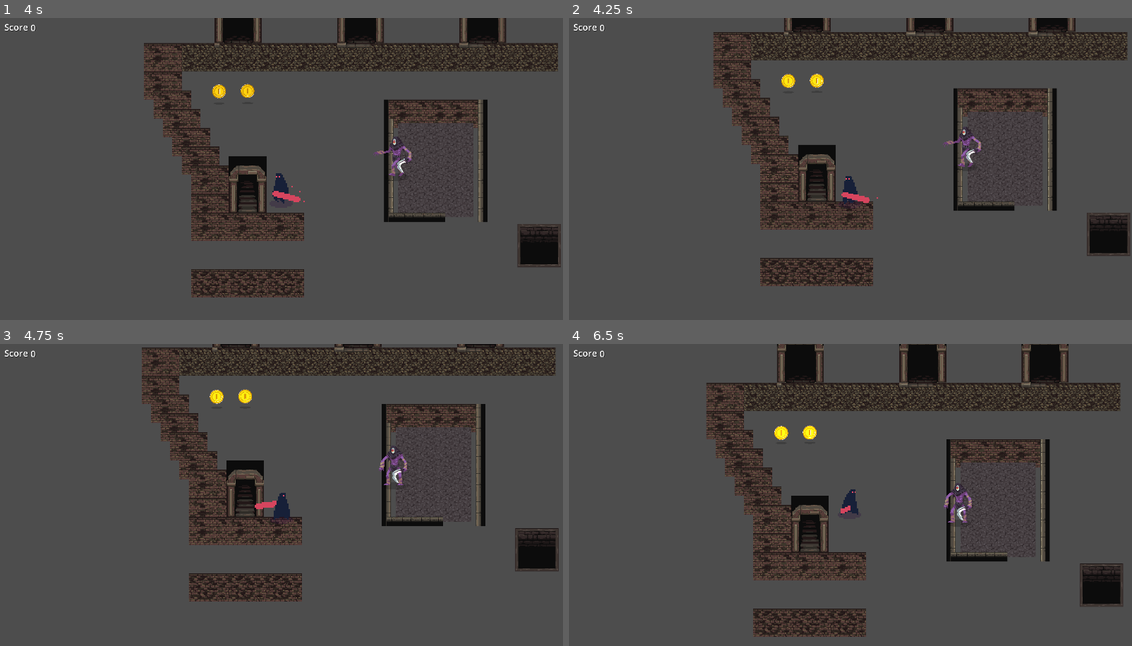
Above: before the commit, frames 1-4 (two rows, left to right).
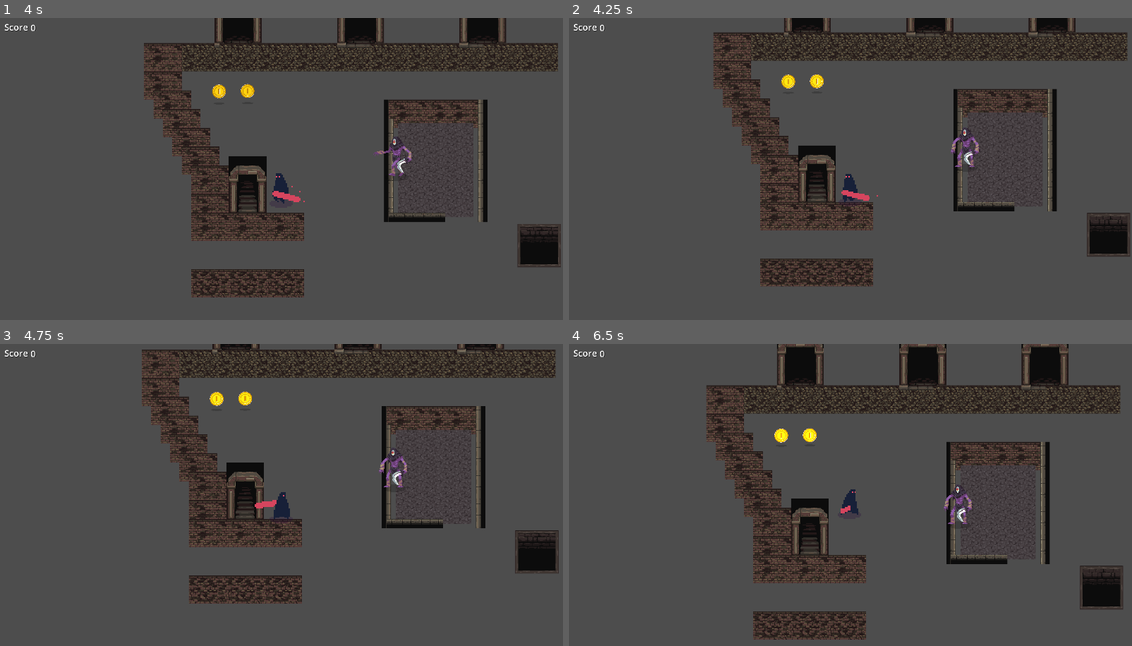
Above: after the commit, the same moments.

Repository: h-sutiwas/godot-mythus
Game: Godot game, scene res://scenes/playground.tscn
Two runs of this game, one before a commit and one after it. Both use one fixed random seed, a clock stepped at 60 frames per second and the inputs below.
Inputs:
- Up to frame 1 (4 s): hold Space (attack) 0.53-1.28 s; hold W (player_up) 0.53-2.03 s; tap Space (attack) at 1.35, 2.85 s; hold Space (attack) 2.03-2.78 s; hold A (player_left) 2.03-3.53 s; hold S (player_down) from 3.53 s (still down); hold Space (attack) from 3.53 s (still down)
- Up to frame 2 (4.25 s): keep holding S (player_down); keep holding Space (attack)
- Up to frame 3 (4.75 s): release S (player_down) at 4.28 s; release Space (attack) at 4.28 s; hold D (player_right) from 4.28 s (still down); tap Space (attack) at 4.35 s
- Up to frame 4 (6.5 s): release D (player_right) at 5.03 s; hold W (player_up) 5.03-5.78 s; hold Space (attack) 5.03-5.78 s; hold D (player_right) from 5.78 s (still down); tap Space (attack) at 5.85 s

Frame 1 is identical in both runs. In frame 2, 5.0% of the frame differs, in the area x 25-100%, y 0-89%; in frame 3, 8.8%; in frame 4, 9.6%, in the area x 24-99%, y 0-98%.

Commit message:
Update Player.tscn
- Change the Collision2D to PolygonCollision2D

Diff:
--- a/scenes/entities/Player/player.tscn
+++ b/scenes/entities/Player/player.tscn
@@ -7,10 +7,8 @@
 [ext_resource type="Script" uid="uid://ce5r5xmn8po3q" path="res://scenes/entities/Player/state_walk.gd" id="5_txxmm"]
 [ext_resource type="Script" uid="uid://cdy0wjbh8o6la" path="res://scenes/entities/Player/state_attack.gd" id="6_a7m52"]
 [ext_resource type="AudioStream" uid="uid://bhvixp1qo4fvs" path="res://assets/audio/player/player_attack.mp3" id="7_o8fb4"]
-
-[sub_resource type="CapsuleShape2D" id="CapsuleShape2D_ykoo8"]
-radius = 37.0
-height = 76.0
+[ext_resource type="Script" uid="uid://bneypem3d1y5s" path="res://scenes/entities/Player/PlayerInteractionsHost.gd" id="8_2x42r"]
+[ext_resource type="PackedScene" uid="uid://b75j7evompf4h" path="res://GeneralNodes/HurtBox/HurtBox.tscn" id="8_tihqr"]
 
 [sub_resource type="AtlasTexture" id="AtlasTexture_ajauq"]
 atlas = ExtResource("1_ucweq")
@@ -471,9 +469,8 @@
 position_smoothing_enabled = true
 position_smoothing_speed = 3.0
 
-[node name="CollisionShape2D" type="CollisionShape2D" parent="."]
-position = Vector2(0, -48)
-shape = SubResource("CapsuleShape2D_ykoo8")
+[node name="CollisionPolygon2D" type="CollisionPolygon2D" parent="."]
+polygon = PackedVector2Array(-4, -92, -4, -87, -9, -87, -9, -78, -13, -78, -13, -69, -18, -69, -18, -60, -23, -60, -23, -46, -27, -46, -27, -32, -31, -32, -31, -32, -31, -1, -28, -1, -28, -5, -14, -5, -14, -10, 10, -10, 10, -5, 24, -5, 24, -1, 27, -1, 27, -37, 23, -37, 23, -55, 18, -55, 18, -69, 13, -69, 13, -92)
 
 [node name="AnimatedSprite2D" type="AnimatedSprite2D" parent="."]
 position = Vector2(0, -74)
@@ -498,3 +495,13 @@
 
 [node name="AudioStreamPlayer2D" type="AudioStreamPlayer2D" parent="Audio"]
 max_polyphony = 4
+
+[node name="Interactions" type="Node2D" parent="."]
+script = ExtResource("8_2x42r")
+
+[node name="HurtBox" parent="Interactions" instance=ExtResource("8_tihqr")]
+position = Vector2(0, 16)
+collision_mask = 256
+
+[node name="InteractionsPolygon2D" type="CollisionPolygon2D" parent="Interactions/HurtBox"]
+polygon = PackedVector2Array(-4, -92, -4, -87, -9, -87, -9, -78, -13, -78, -13, -69, -18, -69, -18, -60, -23, -60, -23, -46, -27, -46, -27, -32, -31, -32, -31, -32, -31, -1, -28, -1, -28, -5, -14, -5, -14, -10, 10, -10, 10, -5, 24, -5, 24, -1, 27, -1, 27, -37, 23, -37, 23, -55, 18, -55, 18, -69, 13, -69, 13, -92)
Not shown: 1 places in scenes/entities/Player/player.tscn that only renumber resources
